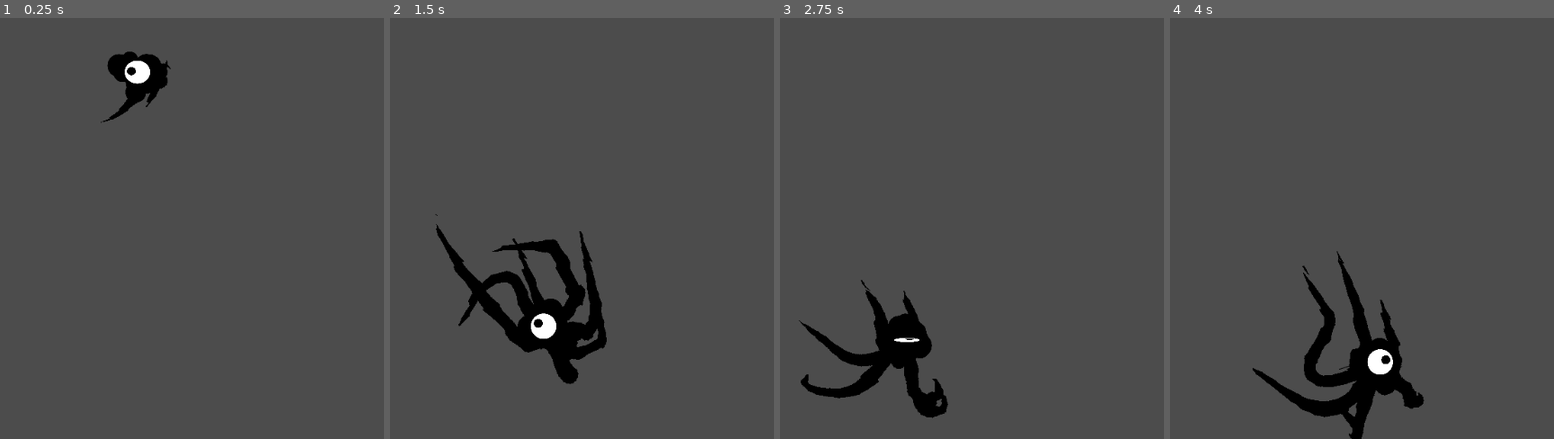
Above: before the commit, frames 1-4 (left to right).
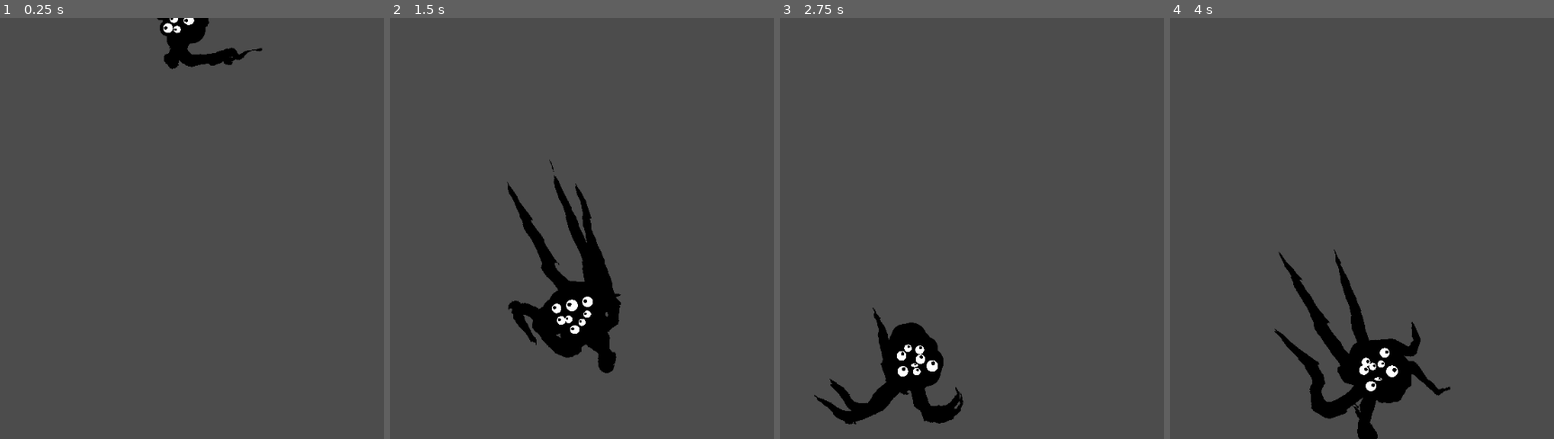
Above: after the commit, the same moments.

Repository: cis-ash/CreatureAddon
Game: Godot game, scene res://WallCritters.tscn
Same seed, same stepped clock (60 frames per second), same inputs: the game is played once before the commit and once after it.
Inputs (mouse positions are in pixels of both pictures, inside the frame that each line leads up to):
- Up to frame 1 (0.25 s): no input
- Up to frame 2 (1.5 s): tap Enter (ui_accept) at 0.5, 0.77 s; move the mouse to (712, 207) at 0.52 s; hold Right (ui_right) 0.53-1.28 s; move the mouse to (413, 249) at 1.27 s; hold Left (ui_left) from 1.28 s (still down)
- Up to frame 3 (2.75 s): tap Enter (ui_accept) at 1.52 s; move the mouse to (1018, 135) at 2.02 s; release Left (ui_left) at 2.03 s; hold Right (ui_right) from 2.03 s (still down)
- Up to frame 4 (4 s): move the mouse to (1300, 312) at 2.77 s; tap Enter (ui_accept) at 3.02, 3.77 s; move the mouse to (1550, 291) at 3.52 s; release Right (ui_right) at 3.53 s; hold Left (ui_left) from 3.53 s (still down)

The runs differ from the first frame. In frame 1, 2.8% of the frame differs, in the area x 26-69%, y 0-25%; in frame 2, 6.5%, in the area x 11-61%, y 33-87%; in frame 3, 4.0%; in frame 4, 4.4%.

Commit message:
mess of eyes

Diff:
--- a/EyeManager.gd
+++ b/EyeManager.gd
@@ -1,10 +1,13 @@
 extends Node2D
 export var eyes_total = 4
-export var default_eye_spring_radius = 30
-export var eye_springiness = 100
-export var global_springiness = 100
+export var body_radius = 30.0
+export var eye_springiness = 100.0
+export var orbit_gravity = 100.0
 export var max_distance_spring = 400
 export var blink_chance = 1.0
+export var speed_damp = 1.0
+export var assumed_radius = 150.0
+export var rand_force = 100.0
 
 
 var positions = []
@@ -22,39 +25,52 @@
 		add_child(get_child(0).duplicate())
 
 	eyes = get_children()
-	for pos in positions:
-		pos = 10 * Vector2.RIGHT.rotated(randf() * TAU)
-	print(positions)
+	for i in range(positions.size()):
+		positions[i] = 150 * sqrt(randf()) * Vector2.RIGHT.rotated(randf() * TAU)
+		eyes[i].position = positions[i]
+		eyes[i].scale = Vector2.ONE * pow(rand_range(0.75, 1.0), 2) * 0.5
 	pass
 
-func move_eyes(direction):
+func move_eyes(world_pos):
 	for eye in eyes:
-		eye.get_child(0).position = direction * 60
+		var direction = world_pos - eye.global_position
+		eye.get_child(0).get_child(0).position = clamp(direction.length(), 0.0, 1.0) * 60 * direction.normalized()
 	pass
 
 func _physics_process(delta):
-#	for i in eyes_total:
-#		var total_force = Vector2.ZERO
-#		for j in eyes_total - 1:
-#			var id = (i + j)%eyes_total
-#			var dist = positions[id] - positions[i]
-#			var x = max(default_eye_spring_radius - dist.length(), 0)
-#			total_force -= x * eye_springiness * dist.normalized()
-#			pass
-#
-#		if positions[i].length() > max_distance_spring:
-#			total_force += (positions[i].length() - max_distance_spring) * positions[i].normalized() * global_springiness
-#		forces[i] = total_force
-#		pass
-#
-#	for i in eyes_total:
-#		speeds[i] += forces[i] * delta
-#		positions[i] += speeds[i] * delta
-#		eyes[i].position = positions[i]
 
-	$Eye1.scale = lerp($Eye1.scale, Vector2.ONE, delta*10)
-	if randf() < blink_chance * delta:
-		$Eye1.scale = Vector2(1,0)
+	for i in range(eyes.size()):
+
+		var pos = positions[i]
+		var pull_to_centre = -pos.normalized() * pow(pos.length(), 2) * orbit_gravity
+		forces[i] = pull_to_centre
+		forces[i] += randf() * rand_force * Vector2.RIGHT.rotated(TAU * randf())
+		if pos.length() > body_radius:
+			forces[i] -= pos.normalized() * (pos.length() - body_radius) * max_distance_spring
+
+		for indx_off in range(eyes.size() - 1):
+			var j = wrapi(i + indx_off, 0, eyes.size())
+			var pos_other = positions[j]
+			var min_dist = assumed_radius * ( eyes[i].scale.x + eyes[j].scale.x)
+			var dist = pos - pos_other
+			if dist.length() < min_dist:
+				forces[i] += (min_dist - dist.length()) * dist.normalized() * eye_springiness * eyes[j].scale.x
+
+
+
+		speeds[i] += forces[i] * delta
+		speeds[i] *= 1 - delta * speed_damp
+		positions[i] += speeds[i] * delta
+
+		eyes[i].position = positions[i]
+		pass
+
+
+	for child in get_children():
+		var white = child.get_child(0)
+		white.scale = lerp(white.scale, Vector2.ONE, delta*10)
+		if randf() < blink_chance * delta:
+			white.scale = Vector2(1,0)
 
 
 	pass
--- a/Navigator.gd
+++ b/Navigator.gd
@@ -22,7 +22,7 @@
 var legs
 var targets
 var ideal_targets
-var visual_hands
+#var visual_hands
 var visual_legs
 
 # voluntarily lift leg when further than this from target and it is permitted
@@ -86,14 +86,14 @@
 
 	var acceleration = (speed - old_speed)/max(delta, 0.001)
 	# move visual components of legs
-	animate_legs(delta)
+#	animate_legs(delta)
 	for i in range(legs_total):
 		for j in range(rope_timesteps):
-			simulate_rope(i, Vector2.ZERO, to_local(visual_hands[i].global_position), -acceleration + gravity * Vector2.DOWN, delta/rope_timesteps)
+			simulate_rope(i, Vector2.ZERO, to_local(legs[i].global_position), -acceleration + gravity * Vector2.DOWN, delta/rope_timesteps)
 		visual_legs[i].points = rope_nodes_positions[i]
 
 	# look at target
-	$EyeManager.move_eyes(current_dir/dir_clamp)
+	$EyeManager.move_eyes(current_target)
 
 	pass
 
@@ -107,7 +107,7 @@
 		$LegManager.add_child($LegManager.get_child(0).duplicate())
 		$RealTargets.add_child($RealTargets.get_child(0).duplicate())
 		$Body/VisualLegs.add_child($Body/VisualLegs.get_child(0).duplicate())
-		$Body/VisualHands.add_child($Body/VisualHands.get_child(0).duplicate())
+#		$Body/VisualHands.add_child($Body/VisualHands.get_child(0).duplicate())
 		pass
 
 	# make ideal targets that will be used visible
@@ -127,7 +127,7 @@
 	targets = $RealTargets.get_children()
 	ideal_targets = $IdealTargets.get_children()
 	visual_legs = $Body/VisualLegs.get_children()
-	visual_hands = $Body/VisualHands.get_children()
+#	visual_hands = $Body/VisualHands.get_children()
 	pass
 
 func update_real_targets():
@@ -214,16 +214,16 @@
 	leg.scale = Vector2.ONE
 
 
-func animate_legs(delta : float):
-
-	# hands are leg tips
-	for i in visual_hands.size():
-		# scaled to approach leg scale (appearance of liftin and placing)
-		visual_hands[i].scale = lerp(visual_hands[i].scale, legs[i].scale/2, delta * 20)
-		# they are moved to where the legs are
-		visual_hands[i].global_position = legs[i].global_position
-
-	pass
+#func animate_legs(delta : float):
+#
+#	# hands are leg tips
+#	for i in visual_hands.size():
+#		# scaled to approach leg scale (appearance of liftin and placing)
+#		visual_hands[i].scale = lerp(visual_hands[i].scale, legs[i].scale/2, delta * 20)
+#		# they are moved to where the legs are
+#		visual_hands[i].global_position = legs[i].global_position
+#
+#	pass
 
 
 # rope physics calculated here
@@ -267,7 +267,6 @@
 
 	# apply acceleration to speeds
 	for i in range(new_speeds.size()):
-		var damping = 3
 		new_speeds[i] += acceleration * delta
 		new_speeds[i] += new_forces[i] * delta
 		new_speeds[i] *= 1 - delta * rope_damping
--- a/WallCritters.tscn
+++ b/WallCritters.tscn
@@ -111,24 +111,25 @@
 [node name="NavigationPolygonInstance8" type="NavigationPolygonInstance" parent="ClimbableSurface"]
 position = Vector2( -1862.92, 2607.35 )
 rotation = 3.36382
-navpoly = SubResource( 5 )
+navpoly = SubResource( 2 )
 
 [node name="NavigationPolygonInstance9" type="NavigationPolygonInstance" parent="ClimbableSurface"]
 position = Vector2( 9002.94, 6065.44 )
 rotation = 3.36382
-navpoly = SubResource( 5 )
+navpoly = SubResource( 2 )
 
 [node name="NavigationPolygonInstance10" type="NavigationPolygonInstance" parent="ClimbableSurface"]
 position = Vector2( 9070.74, 2115.76 )
 rotation = 3.36382
-navpoly = SubResource( 5 )
+navpoly = SubResource( 2 )
 
 [node name="NavigationPolygonInstance11" type="NavigationPolygonInstance" parent="ClimbableSurface"]
 position = Vector2( -1201.82, 4895.79 )
 rotation = 3.36382
-navpoly = SubResource( 5 )
+navpoly = SubResource( 2 )
 
 [node name="Navigator" type="Node2D" parent="."]
+position = Vector2( 379.095, -614.026 )
 script = ExtResource( 1 )
 surface_path = NodePath("../ClimbableSurface")
 gravity = 7000
@@ -154,10 +155,10 @@
 
 [node name="Leg1" type="Line2D" parent="Navigator/Body/VisualLegs"]
 self_modulate = Color( 0, 0, 0, 1 )
-material = SubResource( 10 )
-points = PoolVector2Array( 0, 0, 300, 0, 600, 0, 900, 0 )
+material = SubResource( 6 )
+points = PoolVector2Array( 0, 0, 500, 0, 1000, 0, 1500, 0, 2000, 0 )
 width = 200.0
-width_curve = SubResource( 6 )
+width_curve = SubResource( 7 )
 default_color = Color( 1, 1, 1, 1 )
 texture = ExtResource( 6 )
 texture_mode = 2
@@ -169,41 +170,42 @@
 [node name="Particles2D" type="Particles2D" parent="Navigator/Body"]
 self_modulate = Color( 0, 0, 0, 1 )
 show_behind_parent = true
-scale = Vector2( 1.58375, 1.58375 )
+scale = Vector2( 2.05863, 2.05863 )
 z_index = 1
 amount = 36
 lifetime = 1.5
 speed_scale = 4.1
 randomness = 1.0
-process_material = SubResource( 4 )
-texture = ExtResource( 2 )
-
-[node name="VisualHands" type="Node2D" parent="Navigator/Body"]
-visible = false
-scale = Vector2( 1.53973, 1.53973 )
-
-[node name="Leg1" type="Node2D" parent="Navigator/Body/VisualHands"]
-
-[node name="WHITE_Circle" type="Sprite" parent="Navigator/Body/VisualHands/Leg1"]
-scale = Vector2( 0.5, 0.5 )
+process_material = SubResource( 10 )
 texture = ExtResource( 2 )
 
 [node name="EyeManager" type="Node2D" parent="Navigator"]
 z_index = 1
 script = ExtResource( 5 )
-eyes_total = 1
-default_eye_spring_radius = 225
-global_springiness = 170
-max_distance_spring = 100
-
-[node name="Eye1" type="Sprite" parent="Navigator/EyeManager"]
-position = Vector2( 0, -1.19209e-07 )
-scale = Vector2( 0.855687, 0.850305 )
-texture = ExtResource( 2 )
-
-[node name="Iris" type="Sprite" parent="Navigator/EyeManager/Eye1"]
+eyes_total = 8
+body_radius = 200.0
+eye_springiness = 500.0
+orbit_gravity = 0.5
+max_distance_spring = 1000
+speed_damp = 10.0
+assumed_radius = 250.0
+rand_force = 20000.0
+
+[node name="Eye" type="Node2D" parent="Navigator/EyeManager"]
+
+[node name="White" type="Sprite" parent="Navigator/EyeManager/Eye"]
+texture = ExtResource( 2 )
+
+[node name="Iris" type="Sprite" parent="Navigator/EyeManager/Eye/White"]
 self_modulate = Color( 0, 0, 0, 1 )
 scale = Vector2( 0.348678, 0.348678 )
+z_index = 1
+texture = ExtResource( 2 )
+
+[node name="back" type="Sprite" parent="Navigator/EyeManager/Eye"]
+self_modulate = Color( 0, 0, 0, 1 )
+scale = Vector2( 1.71856, 1.71856 )
+z_index = -1
 texture = ExtResource( 2 )
 
 [node name="IdealTargets" type="Node2D" parent="Navigator"]
Not shown: 3 places in WallCritters.tscn that only renumber resources
